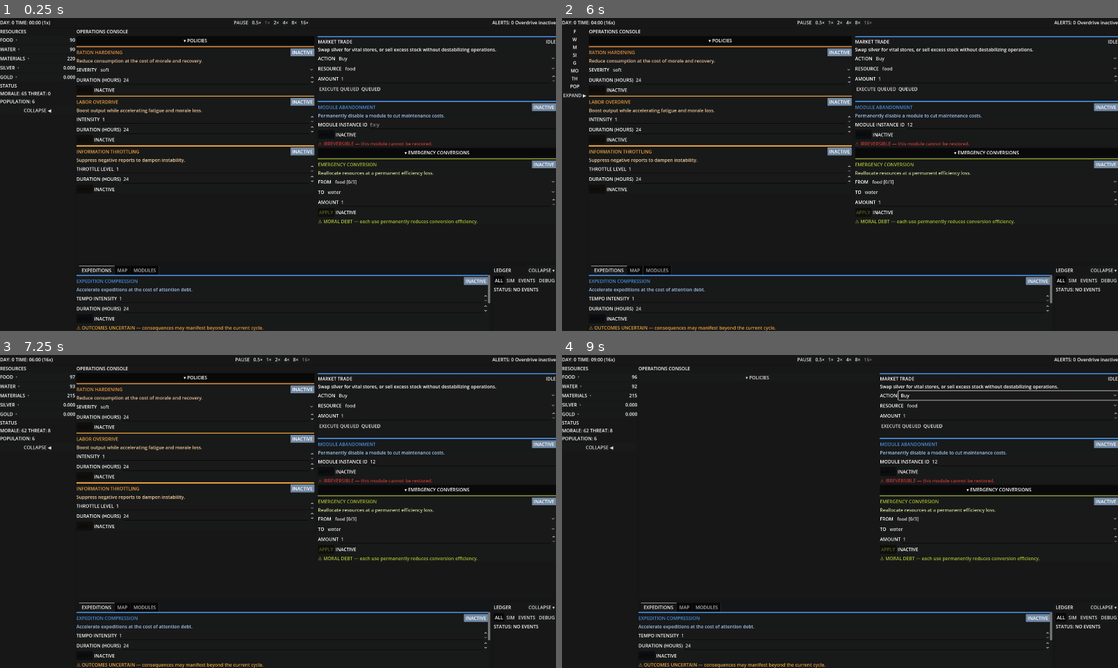
Above: before the commit, frames 1-4 (two rows, left to right).
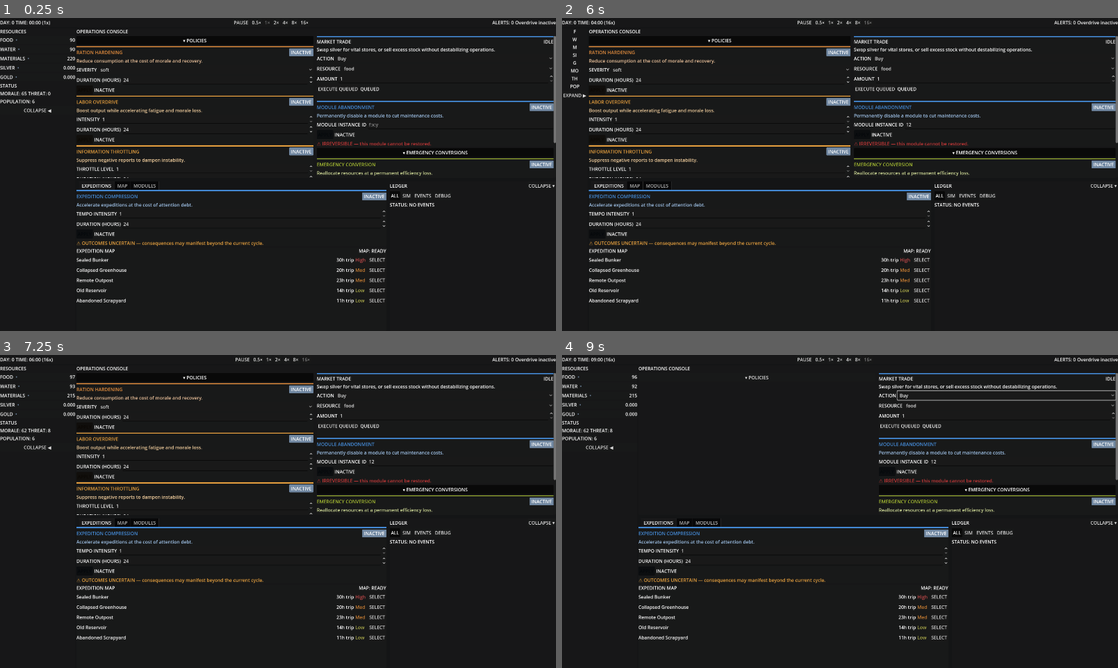
Above: after the commit, the same moments.

Repository: SyntacticLuster/upstack
Game: Godot game, scene res://scenes/game/Game.tscn
Same seed, same stepped clock (60 frames per second), same inputs: the game is played once before the commit and once after it.
Inputs (mouse positions are in pixels of both pictures, inside the frame that each line leads up to):
- Up to frame 1 (0.25 s): no input
- Up to frame 2 (6 s): click (1023, 124) at 0.52 s; type "12" at 0.6 s; click "0.5×" at 1.25 s; click "1×" at 2 s; click "2×" at 2.75 s; click "4×" at 3.5 s; click "8×" at 4.25 s; click "16×" at 5 s; click "COLLAPSE ◀" at 5.75 s
- Up to frame 3 (7.25 s): click "EXPAND ▶" at 6.5 s
- Up to frame 4 (9 s): click "▾ POLICIES" at 7.25 s; click "Buy" at 8 s; click "food" at 8.75 s

The runs differ from the first frame. In frame 1, 5.6% of the frame differs, in the area x 13-100%, y 5-100%; in frame 2, 5.7%, in the area x 4-100%, y 5-100%; in frame 3, 5.6%; in frame 4, 5.4%.

Commit message:
Fix initial split ratios after layout settle

Diff:
--- a/scripts/ui/UiRoot.gd
+++ b/scripts/ui/UiRoot.gd
@@ -6,9 +6,8 @@
 
 const BREAKPOINT_TABS := 800.0
 const BREAKPOINT_RAIL_COLLAPSE := 800.0
-const LEDGER_DEFAULT_RATIO := 0.2
-const LEDGER_MIN_HEIGHT := 225.0
-const BOTTOM_SPLIT_RATIO := 0.5
+const LEDGER_DEFAULT_RATIO := 0.5
+const BOTTOM_SPLIT_RATIO := 0.65
 
 @onready var root_control: Control = $Root
 @onready var hud_panel = $Root/Layout/HudPanel
@@ -31,7 +30,7 @@
 var _use_polling: bool = false
 var _poll_accum: float = 0.0
 var _layout_forced_left_rail: bool = false
-var _split_initialized: bool = false
+var _layout_initialized: bool = false
 var _event_bridge: SimBridge = null
 var _seen_event_keys: Dictionary = {}
 var _toast_queue: Array[Dictionary] = []
@@ -40,6 +39,12 @@
 var _toast_cooldowns: Dictionary = {}
 var _modal_queue: Array[Dictionary] = []
 var _modal_active_key: String = ""
+var _content_split_ratio: float = LEDGER_DEFAULT_RATIO
+var _content_split_user_set: bool = false
+var _content_split_applying: bool = false
+var _bottom_split_ratio: float = BOTTOM_SPLIT_RATIO
+var _bottom_split_user_set: bool = false
+var _bottom_split_applying: bool = false
 
 func _ready() -> void:
 	_sim = _resolve_sim()
@@ -75,8 +80,23 @@
 		_refresh_all()
 	if get_viewport() != null and not get_viewport().size_changed.is_connected(_on_viewport_size_changed):
 		get_viewport().size_changed.connect(_on_viewport_size_changed)
+	if bottom_split != null:
+		var dragged_cb := Callable(self, "_on_bottom_split_dragged")
+		if not bottom_split.dragged.is_connected(dragged_cb):
+			bottom_split.dragged.connect(dragged_cb)
+		var size_cb := Callable(self, "_on_bottom_split_resized")
+		if not bottom_split.resized.is_connected(size_cb):
+			bottom_split.resized.connect(size_cb)
+	if content_split != null:
+		var content_dragged_cb := Callable(self, "_on_content_split_dragged")
+		if not content_split.dragged.is_connected(content_dragged_cb):
+			content_split.dragged.connect(content_dragged_cb)
+		var content_size_cb := Callable(self, "_on_content_split_resized")
+		if not content_split.resized.is_connected(content_size_cb):
+			content_split.resized.connect(content_size_cb)
 	call_deferred("_apply_responsive_layout")
 	call_deferred("_log_ui_sizes")
+	call_deferred("_ensure_layout_initialized")
 
 func _log_ui_sizes() -> void:
 	var viewport_size := get_viewport().get_visible_rect().size
@@ -106,6 +126,31 @@
 
 func _on_viewport_size_changed() -> void:
 	_apply_responsive_layout()
+	if not _layout_initialized:
+		call_deferred("_ensure_layout_initialized")
+
+func _ensure_layout_initialized() -> void:
+	if _layout_initialized:
+		return
+	await get_tree().process_frame
+	await get_tree().process_frame
+	if _layout_initialized:
+		return
+	if not _layout_has_sizes():
+		call_deferred("_ensure_layout_initialized")
+		return
+	_layout_initialized = true
+	_apply_split_ratio()
+	_apply_bottom_split_ratio()
+
+func _layout_has_sizes() -> bool:
+	if content_split == null or bottom_split == null:
+		return false
+	if content_split.size.y <= 0.0:
+		return false
+	if bottom_split.size.x <= 0.0:
+		return false
+	return true
 
 func _apply_responsive_layout() -> void:
 	if root_control == null:
@@ -184,16 +229,19 @@
 			content_tabs.set_tab_title(idx, "FIELD")
 
 func _apply_split_ratio() -> void:
-	if _split_initialized:
+	if content_split == null:
 		return
 	if content_split.size.y <= 0.0:
 		call_deferred("_apply_split_ratio")
 		return
+	if not _layout_initialized and not _content_split_user_set:
+		return
 	var total_height := content_split.size.y
-	var ledger_target := int(max(LEDGER_MIN_HEIGHT, total_height * LEDGER_DEFAULT_RATIO))
-	var top_height := int(max(0.0, total_height - ledger_target))
-	content_split.split_offset = top_height
-	_split_initialized = true
+	var target_ratio := _content_split_ratio if _content_split_user_set else LEDGER_DEFAULT_RATIO
+	if not _is_valid_ratio(target_ratio):
+		_content_split_user_set = false
+		target_ratio = LEDGER_DEFAULT_RATIO
+	_set_content_split_offset_for_ratio(target_ratio, total_height)
 
 func _apply_bottom_split_ratio() -> void:
 	if bottom_split == null:
@@ -201,8 +249,57 @@
 	if bottom_split.size.x <= 0.0:
 		call_deferred("_apply_bottom_split_ratio")
 		return
+	if not _layout_initialized and not _bottom_split_user_set:
+		return
 	var total_width := bottom_split.size.x
-	bottom_split.split_offset = int(max(0.0, total_width * BOTTOM_SPLIT_RATIO))
+	var target_ratio := _bottom_split_ratio if _bottom_split_user_set else BOTTOM_SPLIT_RATIO
+	if not _is_valid_ratio(target_ratio):
+		_bottom_split_user_set = false
+		target_ratio = BOTTOM_SPLIT_RATIO
+	_set_bottom_split_offset_for_ratio(target_ratio, total_width)
+
+func _on_bottom_split_dragged(offset: float) -> void:
+	if bottom_split == null:
+		return
+	var width: float = maxf(1.0, bottom_split.size.x)
+	_bottom_split_ratio = clampf(0.5 + (float(offset) / width), 0.0, 1.0)
+	_bottom_split_user_set = true
+
+func _on_bottom_split_resized() -> void:
+	if _bottom_split_applying:
+		return
+	_apply_bottom_split_ratio()
+
+func _on_content_split_dragged(offset: float) -> void:
+	if content_split == null:
+		return
+	var height: float = maxf(1.0, content_split.size.y)
+	_content_split_ratio = clampf(0.5 + (float(offset) / height), 0.0, 1.0)
+	_content_split_user_set = true
+
+func _on_content_split_resized() -> void:
+	if _content_split_applying:
+		return
+	_apply_split_ratio()
+
+func _set_bottom_split_offset_for_ratio(ratio: float, width: float) -> void:
+	if bottom_split == null or width <= 0.0 or _bottom_split_applying:
+		return
+	_bottom_split_applying = true
+	var clamped := clampf(ratio, 0.0, 1.0)
+	bottom_split.split_offset = int(round((clamped - 0.5) * width))
+	_bottom_split_applying = false
+
+func _set_content_split_offset_for_ratio(ratio: float, height: float) -> void:
+	if content_split == null or height <= 0.0 or _content_split_applying:
+		return
+	_content_split_applying = true
+	var clamped := clampf(ratio, 0.0, 1.0)
+	content_split.split_offset = int(round((clamped - 0.5) * height))
+	_content_split_applying = false
+
+func _is_valid_ratio(ratio: float) -> bool:
+	return ratio >= 0.0 and ratio <= 1.0
 
 func _ensure_expedition_tab_titles() -> void:
 	if expedition_tabs == null:
